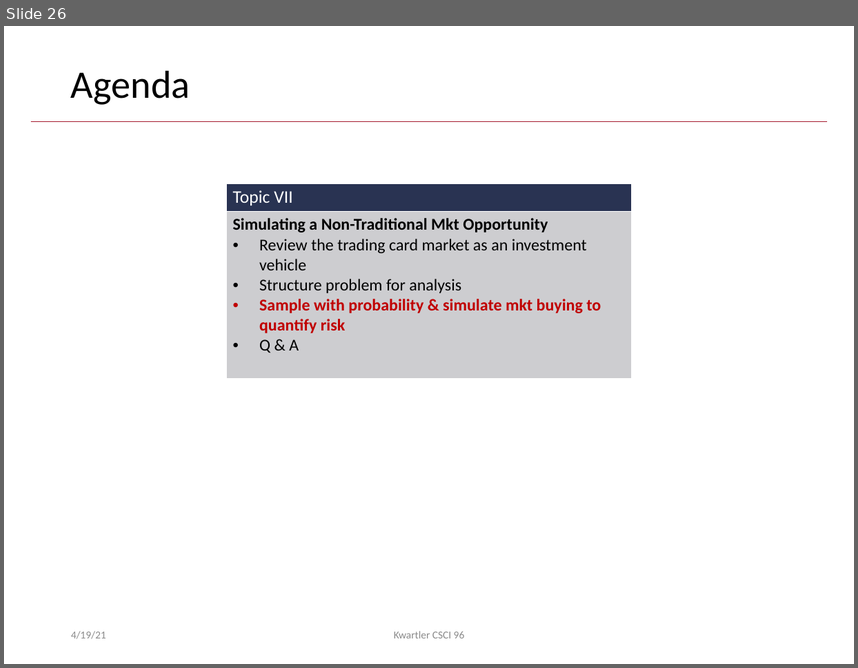
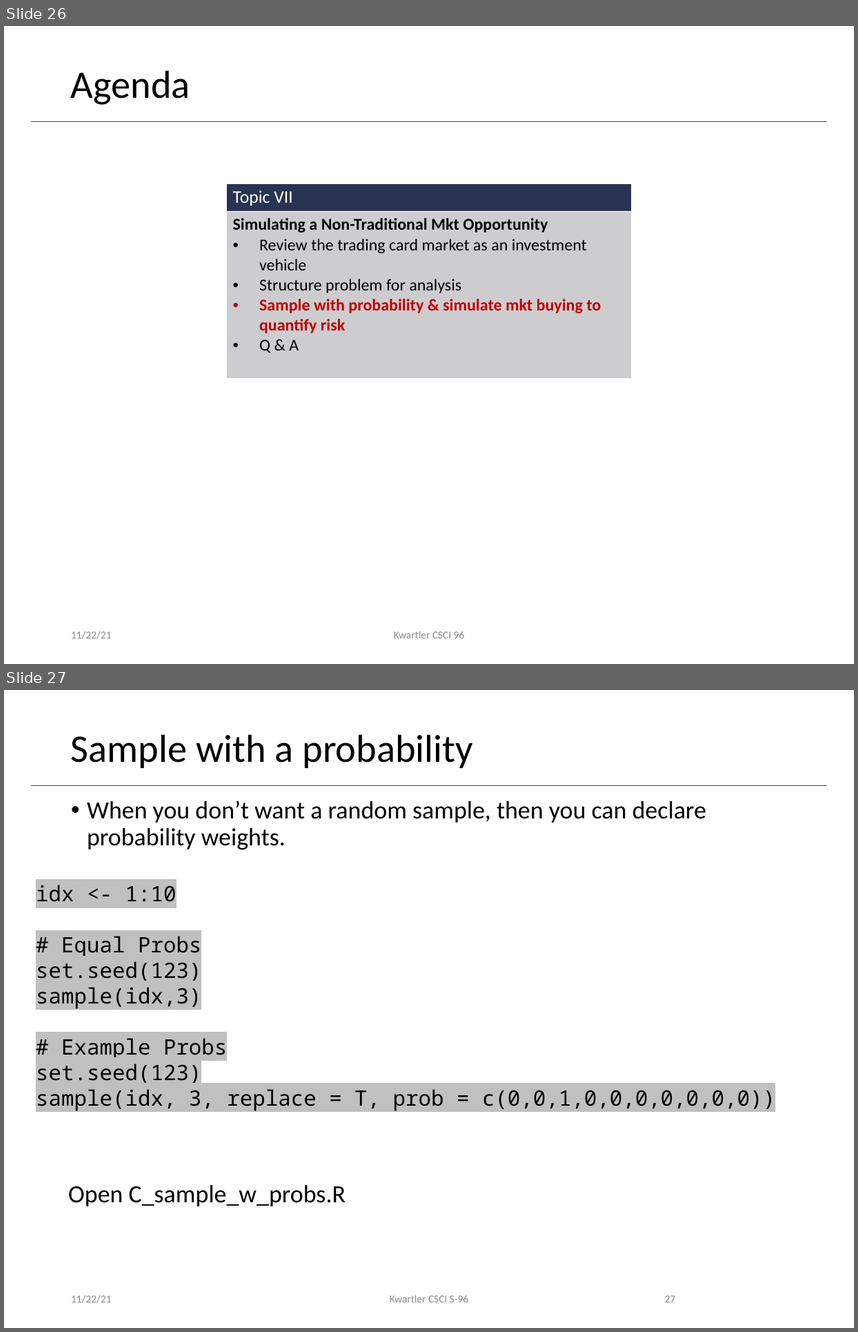
Before and after one commit to kwartler/Harvard_DataMining_Business_Student, a slide deck: Lessons/K_ConsumerCredit_NonTraditionalInvesting/ConsumerCredit_NonTraditionalMkts.pptx. Shown one above the other, each under a label of ours: slide 26 before the commit, slides 26 and 27 after it. The pictures are 858x668 and 858x1332 pixels, drawn with LibreOffice and Linux fonts; fonts in the diff are those of the drawing; background and template pictures are left out. Boxes give left, top, right and bottom in pixels: in the first picture for what was removed or moved away, otherwise in the second. Text is boxed around its words. In the diff, an @@ line names an element or a change of style, - is before the commit and + after.

```diff
--- a/Lessons/K_ConsumerCredit_NonTraditionalInvesting/ConsumerCredit_NonTraditionalMkts.pptx
+++ b/Lessons/K_ConsumerCredit_NonTraditionalInvesting/ConsumerCredit_NonTraditionalMkts.pptx
@@ slide 27 added at <box>4,690,854,1328</box>, background #FFFFFF; not listed: 1 template element that a slide beside it also shows @@
@@ title added at <box>71,734,474,768</box>, 33 pt, text #000000 @@
+Sample with a probability
@@ text added at <box>87,801,706,849</box>, 21 pt, text #000000 @@
+• When you don’t want a random sample, then you can declare probability weights.
@@ text added at <box>36,885,775,1111</box>, 18 pt, text #000000 @@
+idx <- 1:10
+# Equal Probs
+set.seed(123)
+sample(idx,3)
+# Example Probs
+set.seed(123)
+sample(idx, 3, replace = T, prob = c(0,0,1,0,0,0,0,0,0,0))
@@ text added at <box>68,1185,346,1206</box>, 21 pt, text #000000 @@
+Open C_sample_w_probs.R
@@ text added at <box>71,1294,112,1303</box>, 9 pt, text #8C8C8C @@
+11/22/21
@@ text added at <box>390,1294,468,1302</box>, 9 pt, text #8C8C8C @@
+Kwartler CSCI S-96
@@ page number added at <box>665,1295,676,1302</box>, 9 pt, text #8C8C8C @@
+27
@@ slide 26 changed as well @@
@@ text at <box>71,630,112,639</box>: text changed @@
-4/19/21
+11/22/21
```
Also in this commit, not shown: 26 other slides changed, 9 other files.
